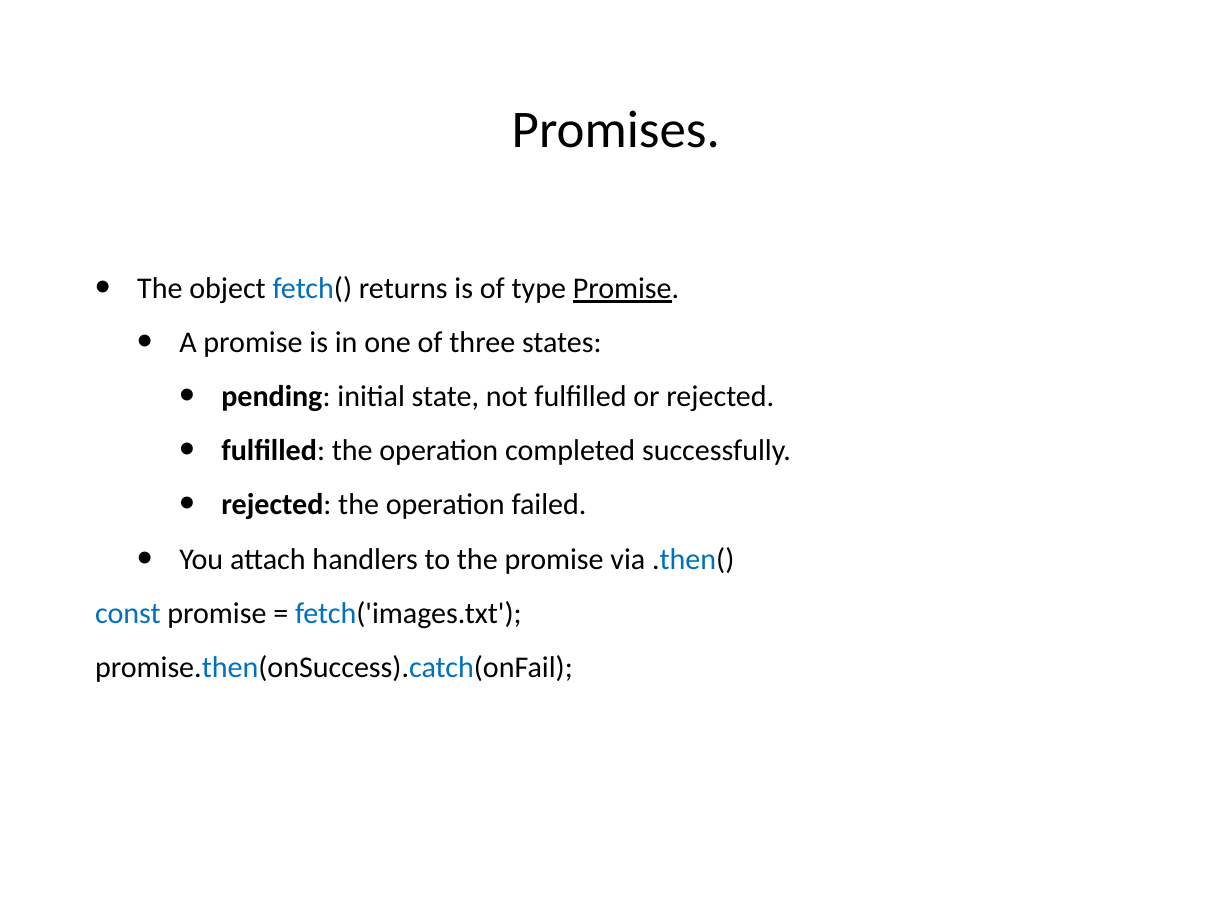
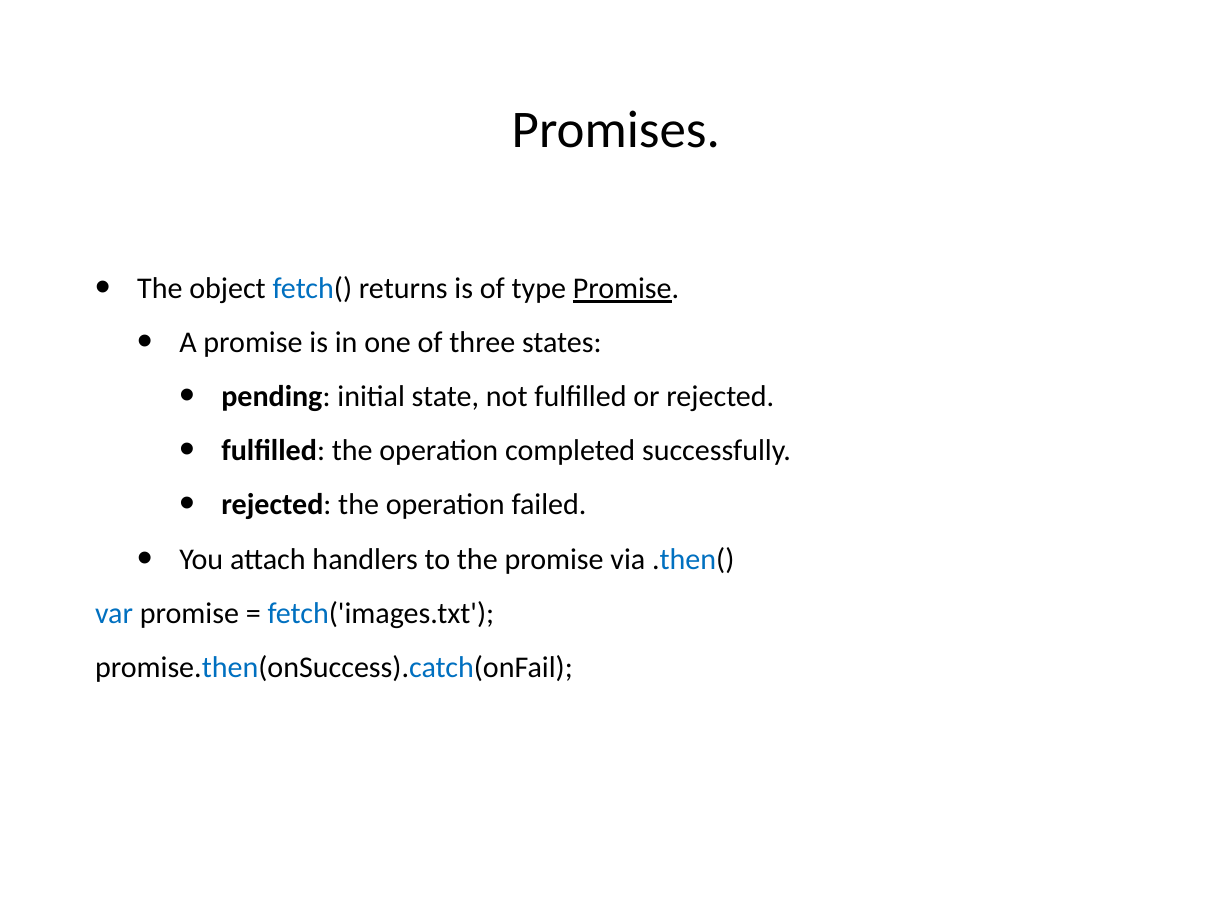
Before and after one commit to hogeschool/Development--Web, a slide deck: slide 10 of Lesson5/Lesson5.pptx. Drawn at 1232x924 pixels with LibreOffice and Linux fonts; fonts in the diff are those of the drawing. Boxes give left, top, right and bottom in pixels: in the first picture for what was removed or moved away, otherwise in the second. Text is boxed around its words. In the diff, an @@ line names an element or a change of style, - is before the commit and + after.

```diff
--- a/Lesson5/Lesson5.pptx
+++ b/Lesson5/Lesson5.pptx
@@ text at (x1=95, y1=601, x2=495, y2=628): text changed @@
-const promise = fetch('images.txt');
+var promise = fetch('images.txt');
```
Also in this commit, not shown: 5 other slides changed, 1 other file.
